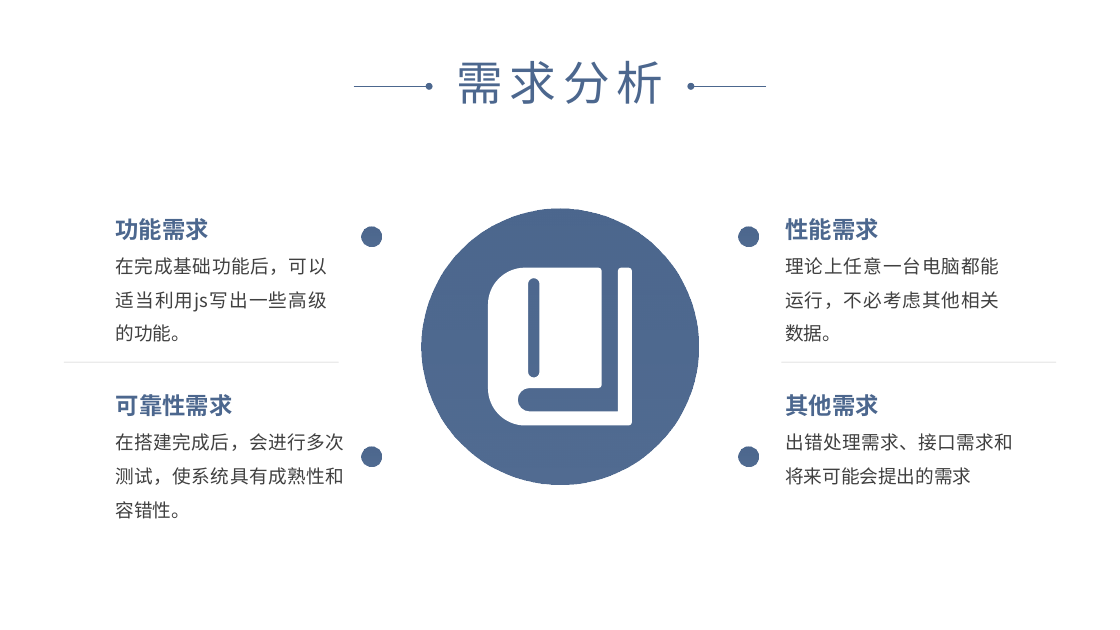
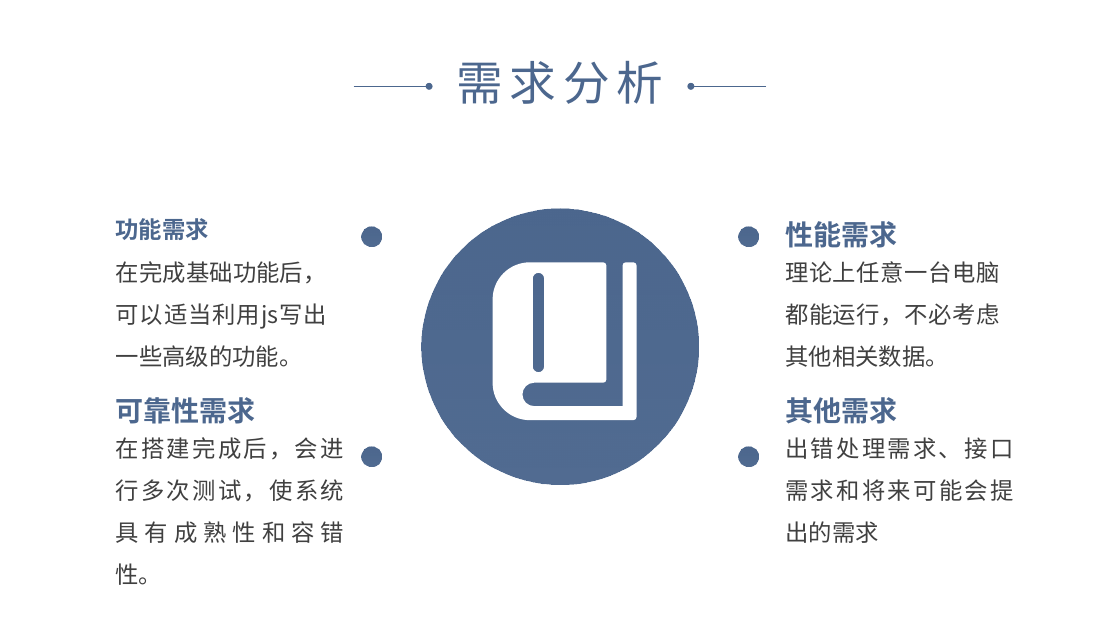
Before and after one commit to myself1528/Course-Design, a slide deck: slide 10 of 1组-高冷man-网络热梗词典.pptx. Drawn at 1120x630 pixels with LibreOffice and Linux fonts; fonts in the diff are those of the drawing. Boxes give left, top, right and bottom in pixels: in the first picture for what was removed or moved away, otherwise in the second. Text is boxed around its words. In the diff, an @@ line names an element or a change of style, - is before the commit and + after.

```diff
--- a/1组-高冷man-网络热梗词典.pptx
+++ b/1组-高冷man-网络热梗词典.pptx
@@ freeform shape: place and size @@
-freeform shape at <box>488,268,632,426</box>
+freeform shape at <box>493,262,637,420</box>
@@ line moved from (64, 362) - (339, 362) to (64, 362) - (64, 362) @@
@@ line moved from (781, 362) - (1056, 362) to (64, 362) - (64, 362) @@
@@ size 20 to 24 pt in 3 elements at <box>785,397,897,424</box>, <box>785,221,897,248</box>, <box>116,397,256,424</box> @@
@@ size 16 to 20 pt in 4 elements at <box>785,261,999,367</box>, <box>116,261,327,367</box>, <box>785,437,1013,543</box>, <box>116,437,344,585</box> @@
```
Also in this commit, not shown: 25 other slides changed, 1 other file.
